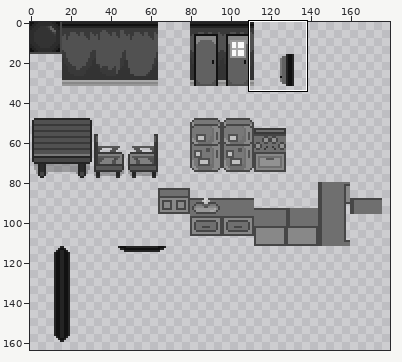
Sprite sheet -- Assets/Art/Background Art/Kitchen sprite sheet.png. The picture above shows the old version from afar; the outline marks the close-up.
Close-up. As it was:
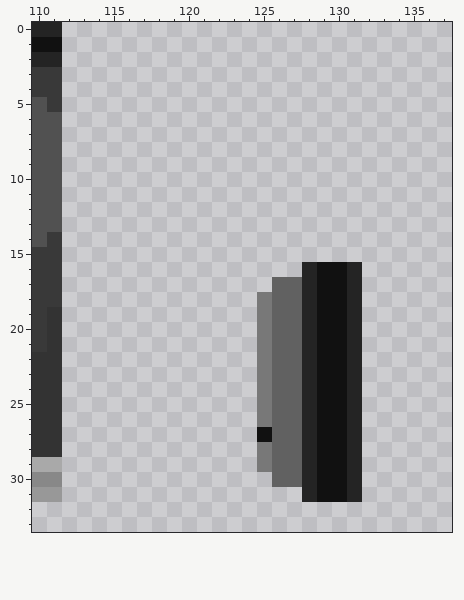
The file is 190x176 pixels. Colours within 5 levels of each other are drawn and written as one. Shown: x 110..137, y 0..33. The wide view leaves out empty margins.
After:
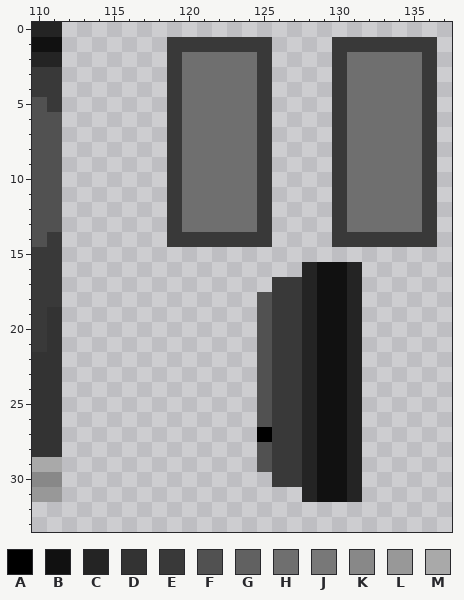
Palette (. is transparent): A #000000  B #111111  C #242424  D #333333  E #393939  F #515151  G #616161  H #6f6f6f  J #787878  K #888888  L #989898  M #a9a9a9
Changes in this commit:
y 1: x 119..125 ....... -> EEEEEEE; x 130..136 ....... -> EEEEEEE
y 2..13: x 119..125 ....... -> EHHHHHE; x 130..136 ....... -> EHHHHHE
y 14: x 119..125 ....... -> EEEEEEE; x 130..136 ....... -> EEEEEEE
y 17: x 126..127 GG -> EE
y 18..26: x 125..127 JGG -> FEE
y 27: x 125..127 BGG -> AEE
y 28..29: x 125..127 JGG -> FEE
y 30: x 126..127 GG -> EE
Changed places in both close-ups, as pixel boxes (x1, y1, x2, y2):
changed: (167, 37, 437, 487)
